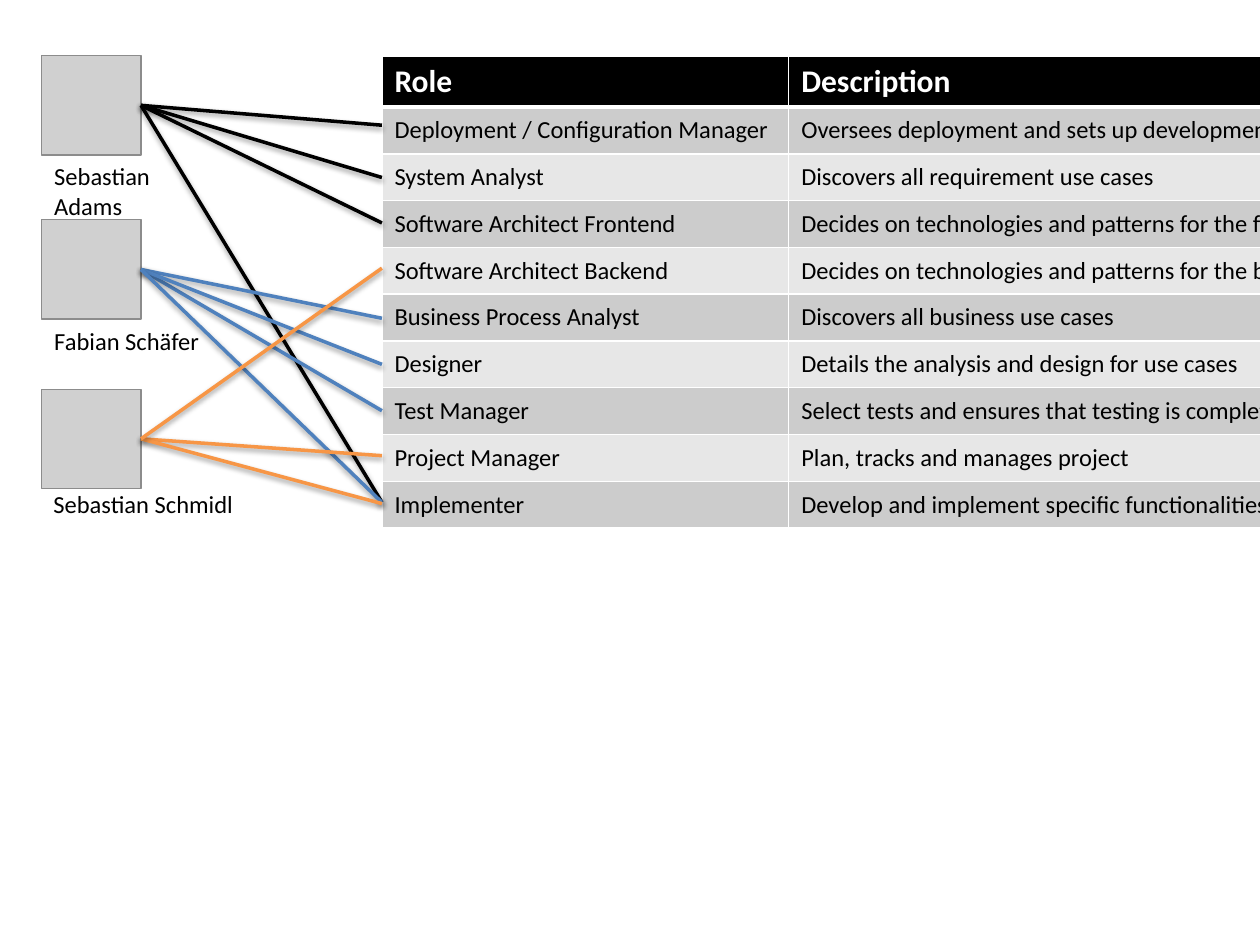
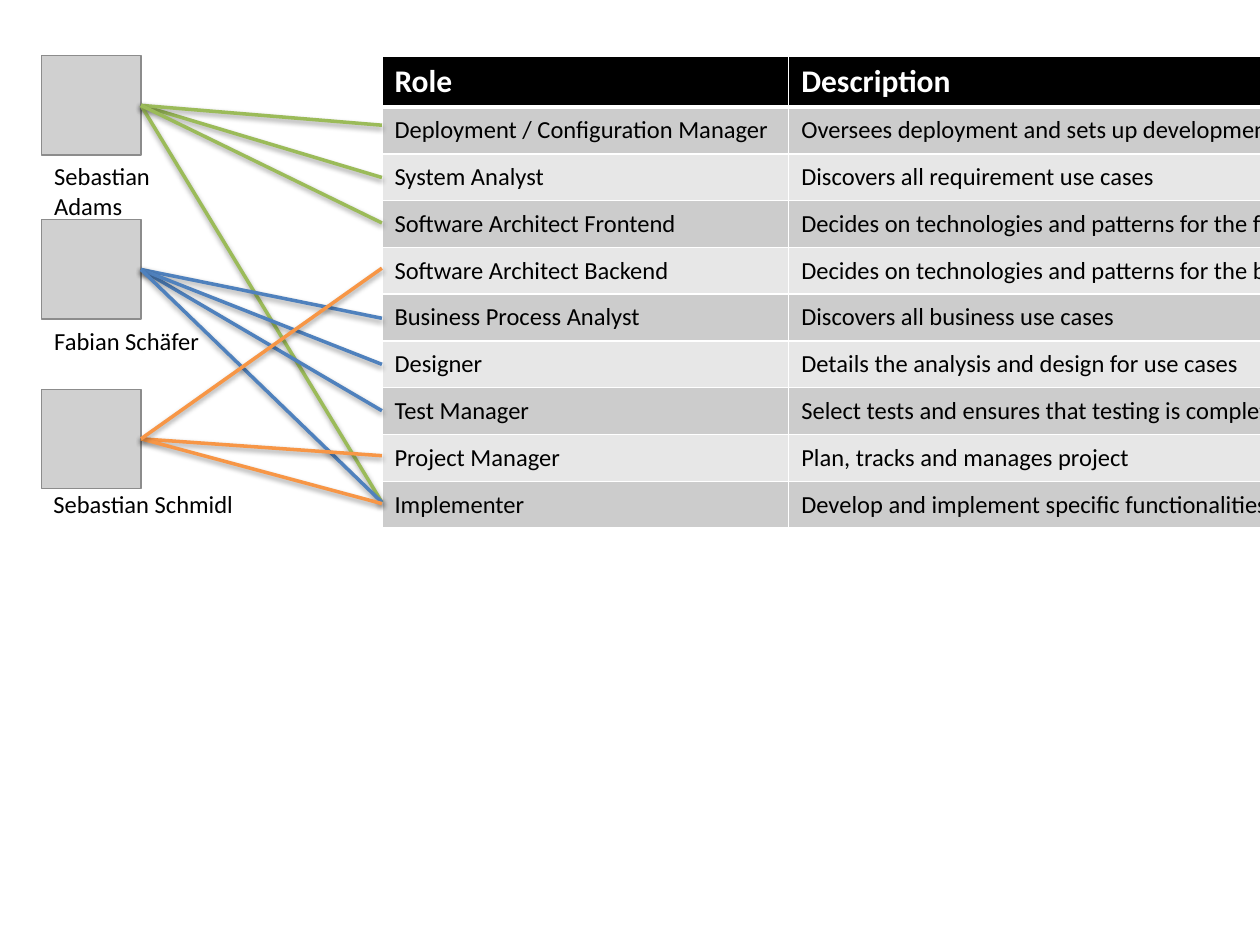
Before and after one commit to SAS-Systems/Unveiled-Documentation, a slide deck: slide 2 of Dokumente/Layouts.pptx. Drawn at 1260x945 pixels with LibreOffice and Linux fonts; fonts in the diff are those of the drawing; grey boxes stand for pictures. Boxes give left, top, right and bottom in pixels: in the first picture for what was removed or moved away, otherwise in the second. Text is boxed around its words. In the diff, an @@ line names an element or a change of style, - is before the commit and + after.

```diff
--- a/Dokumente/Layouts.pptx
+++ b/Dokumente/Layouts.pptx
@@ line (141, 106) - (382, 178): stroke #000000 2 pt to #9BBB59 2 pt @@
@@ line (141, 106) - (382, 125): stroke #000000 2 pt to #9BBB59 2 pt @@
@@ line (141, 106) - (382, 503): stroke #000000 2 pt to #9BBB59 2 pt @@
@@ line (141, 106) - (382, 223): stroke #000000 2 pt to #9BBB59 2 pt @@
```
Also in this commit, not shown: 1 other file.
